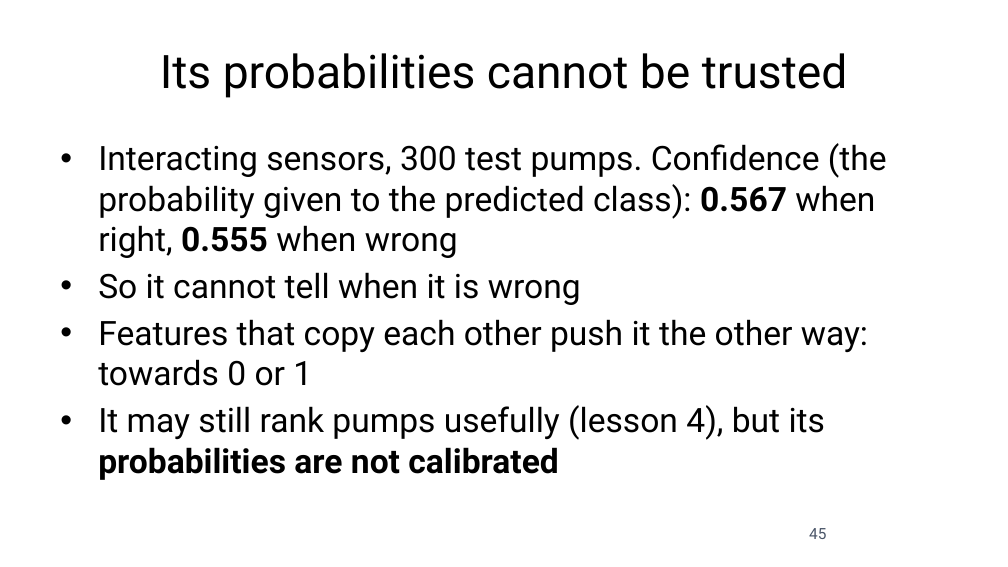
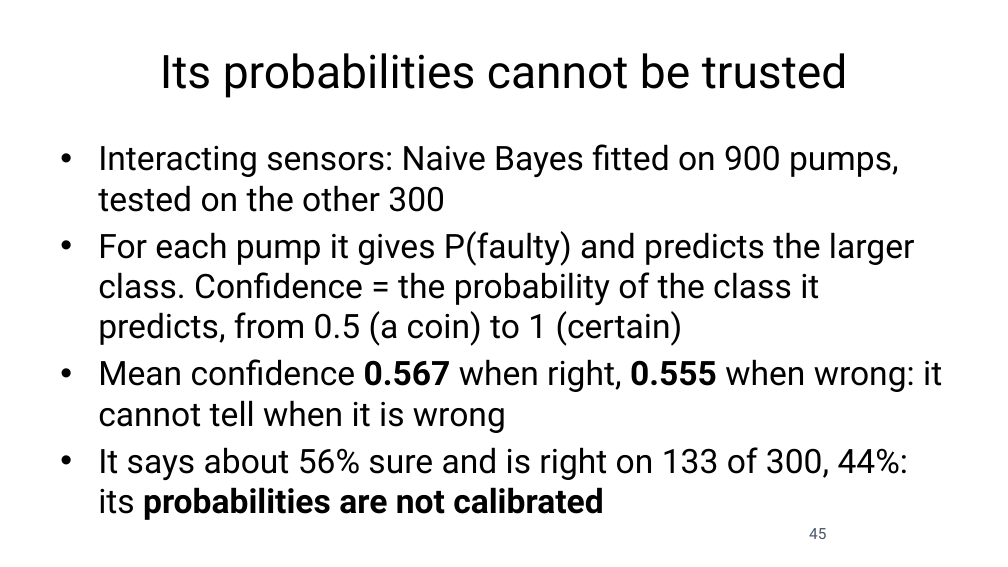
Before and after one commit to fabioantonini/technologies-for-artificial-intelligence, a slide deck: slide 45 of Lessons/06_knn_naive_bayes_svm/Slides/knn_naive_bayes_svm_slides.pptx. Drawn at 1008x567 pixels with LibreOffice and Linux fonts; fonts in the diff are those of the drawing; background and template pictures are left out. Boxes give left, top, right and bottom in pixels: in the first picture for what was removed or moved away, otherwise in the second. Text is boxed around its words. In the diff, an @@ line names an element or a change of style, - is before the commit and + after.

```diff
--- a/Lessons/06_knn_naive_bayes_svm/Slides/knn_naive_bayes_svm_slides.pptx
+++ b/Lessons/06_knn_naive_bayes_svm/Slides/knn_naive_bayes_svm_slides.pptx
@@ text at (98, 144, 942, 520): text changed @@
-• Interacting sensors, 300 test pumps. Confidence (the probability given to the predicted class): 0.567 when right, 0.555 when wrong
-• So it cannot tell when it is wrong
-• Features that copy each other push it the other way: towards 0 or 1
-• It may still rank pumps usefully (lesson 4), but its probabilities are not calibrated
+• Interacting sensors: Naive Bayes fitted on 900 pumps, tested on the other 300
+• For each pump it gives P(faulty) and predicts the larger class. Confidence = the probability of the class it predicts, from 0.5 (a coin) to 1 (certain)
+• Mean confidence 0.567 when right, 0.555 when wrong: it cannot tell when it is wrong
+• It says about 56% sure and is right on 133 of 300, 44%: its probabilities are not calibrated
```
Also in this commit, not shown: 9 other slides changed, 24 other files.
